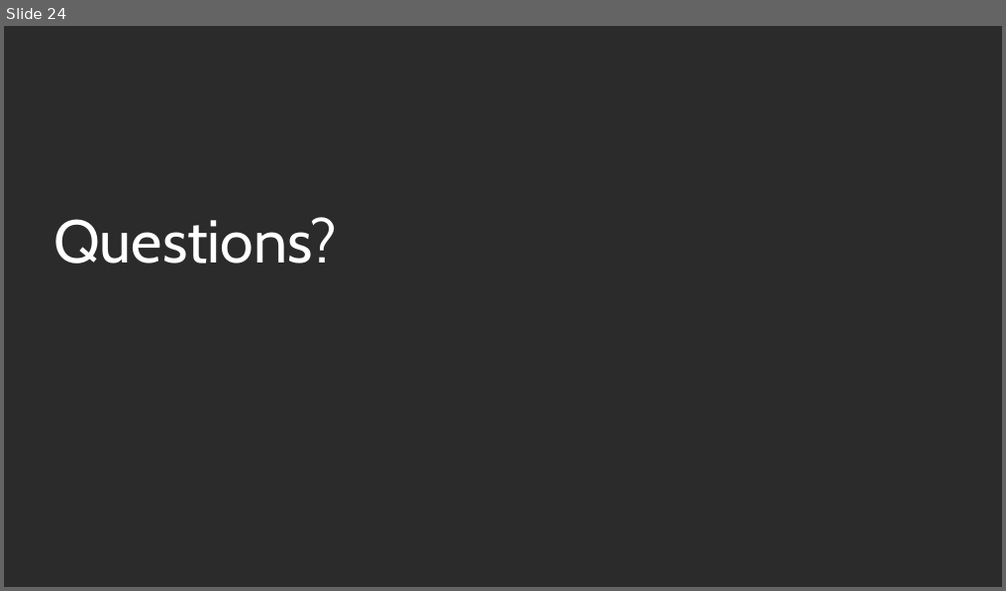
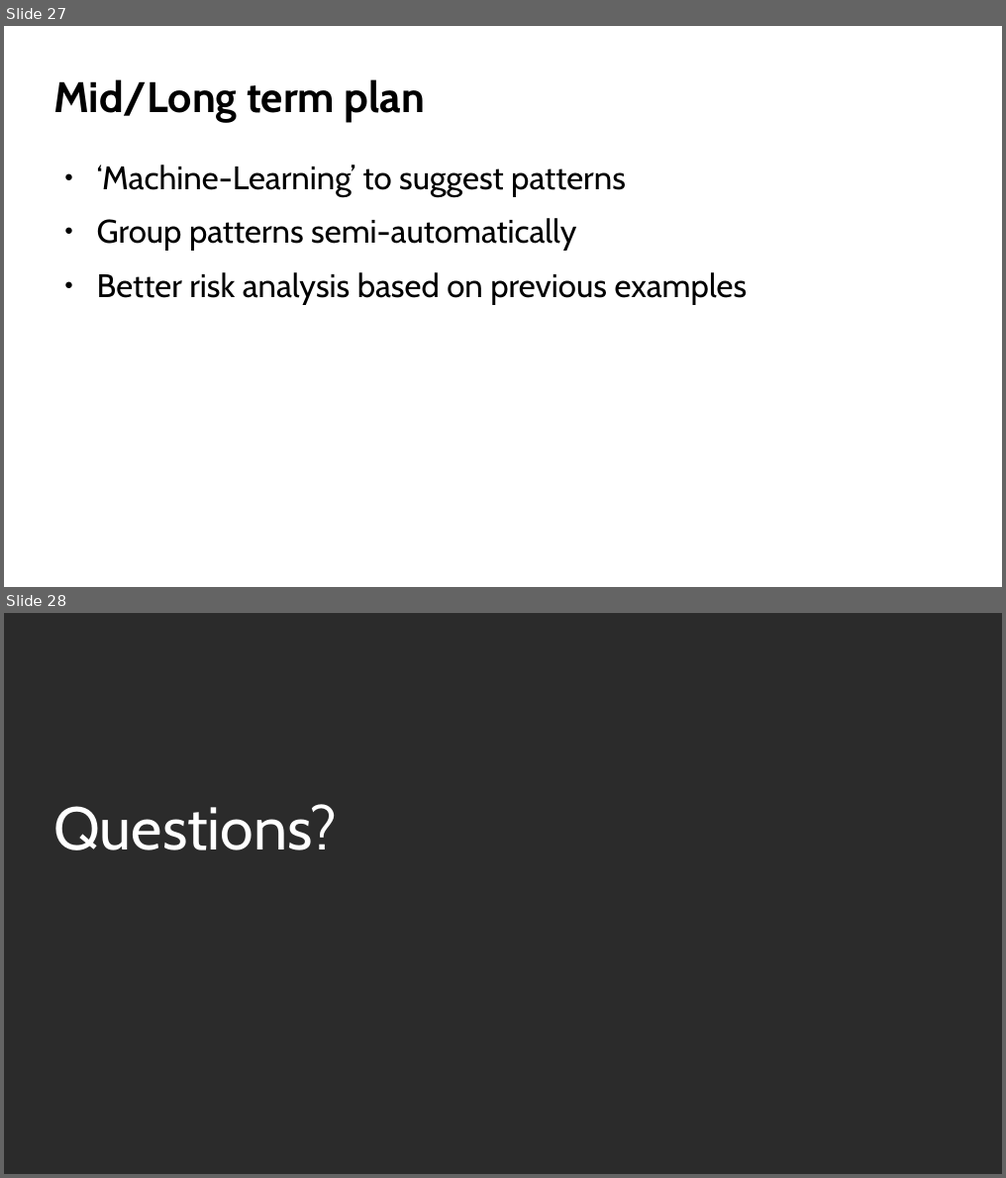
Before and after one commit to coolo/drunken-adventure, a slide deck: osc2017-2/cavil.odp. Shown one above the other, each under a label of ours: slide 24 before the commit, slides 27 and 28 after it. The pictures are 1006x591 and 1006x1178 pixels, drawn with LibreOffice and Linux fonts; fonts in the diff are those of the drawing; background and template pictures are left out; a plain dark background stands for a picture behind light text. Boxes give left, top, right and bottom in pixels: in the first picture for what was removed or moved away, otherwise in the second. Text is boxed around its words. In the diff, an @@ line names an element or a change of style, - is before the commit and + after.

```diff
--- a/osc2017-2/cavil.odp
+++ b/osc2017-2/cavil.odp
@@ slide 27 added at box(4, 26, 1002, 587), background #FFFFFF @@
@@ title added at box(54, 79, 425, 122), 34 pt, text #000000, bold @@
+Mid/Long term plan
@@ text added at box(97, 165, 747, 304), 26 pt, text #000000 @@
+● ‘Machine-Learning’ to suggest patterns
+● Group patterns semi-automatically
+● Better risk analysis based on previous examples
@@ what was slide 24 is now slide 28 @@
```
Also in this commit, not shown: 4 slides changed, 3 other slides added.
